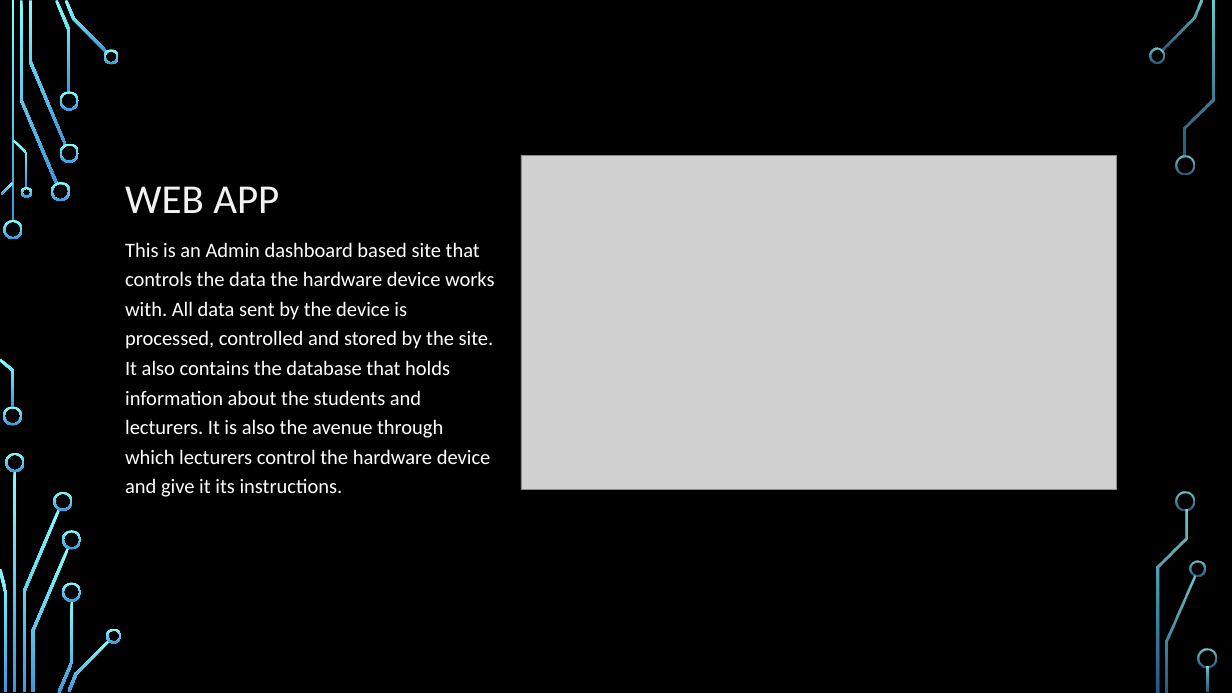
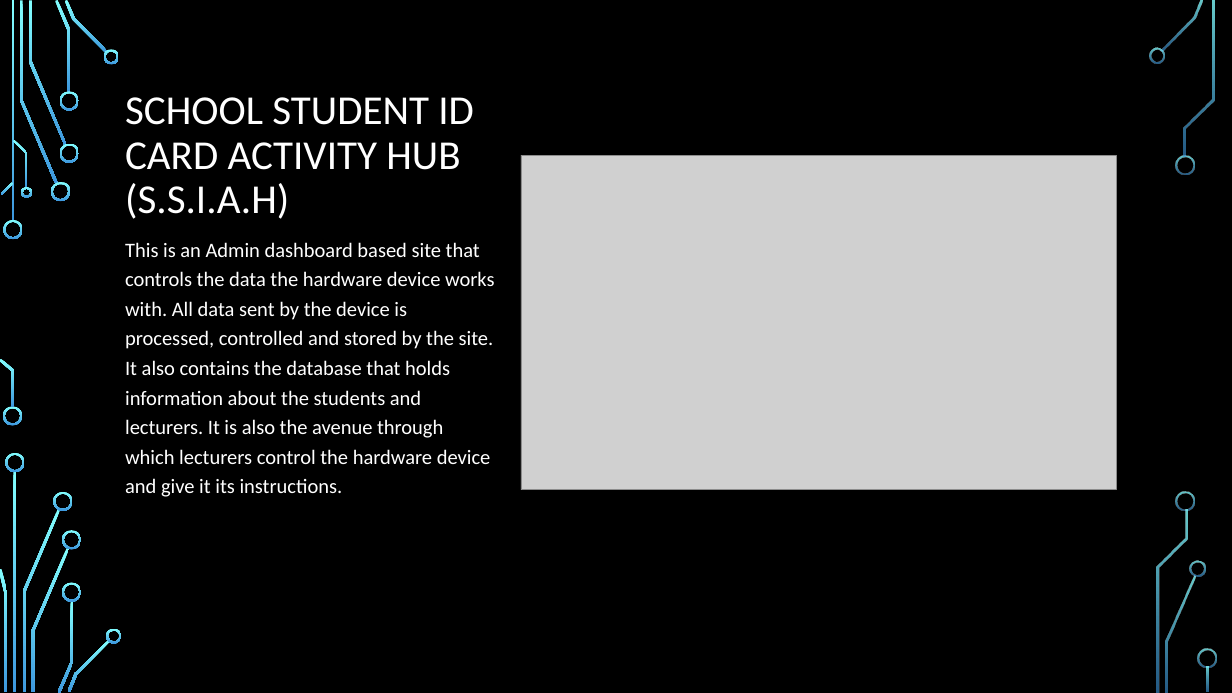
Before and after one commit to Emerald2240/CEE-Project, a slide deck: slide 20 of DESIGN AND IMPLEMENTATION OF A WEB-BASED SMART RFID.pptx (slide 18 before the commit). Drawn at 1232x693 pixels with LibreOffice and Linux fonts; fonts in the diff are those of the drawing; grey boxes stand for pictures; background and template pictures are left out. Boxes give left, top, right and bottom in pixels: in the first picture for what was removed or moved away, otherwise in the second. Text is boxed around its words. In the diff, an @@ line names an element or a change of style, - is before the commit and + after.

```diff
--- a/DESIGN AND IMPLEMENTATION OF A WEB-BASED SMART RFID.pptx
+++ b/DESIGN AND IMPLEMENTATION OF A WEB-BASED SMART RFID.pptx
@@ title at (125,97,474,219): text changed; text colour #F2F2F2 to #FFFFFF @@
-WEB APP
+SCHOOL STUDENT ID CARD ACTIVITY HUB (S.S.I.A.H)
```
Also in this commit, not shown: 1 other slide changed, 1 slide added, 1 slide removed, 5 other files.
